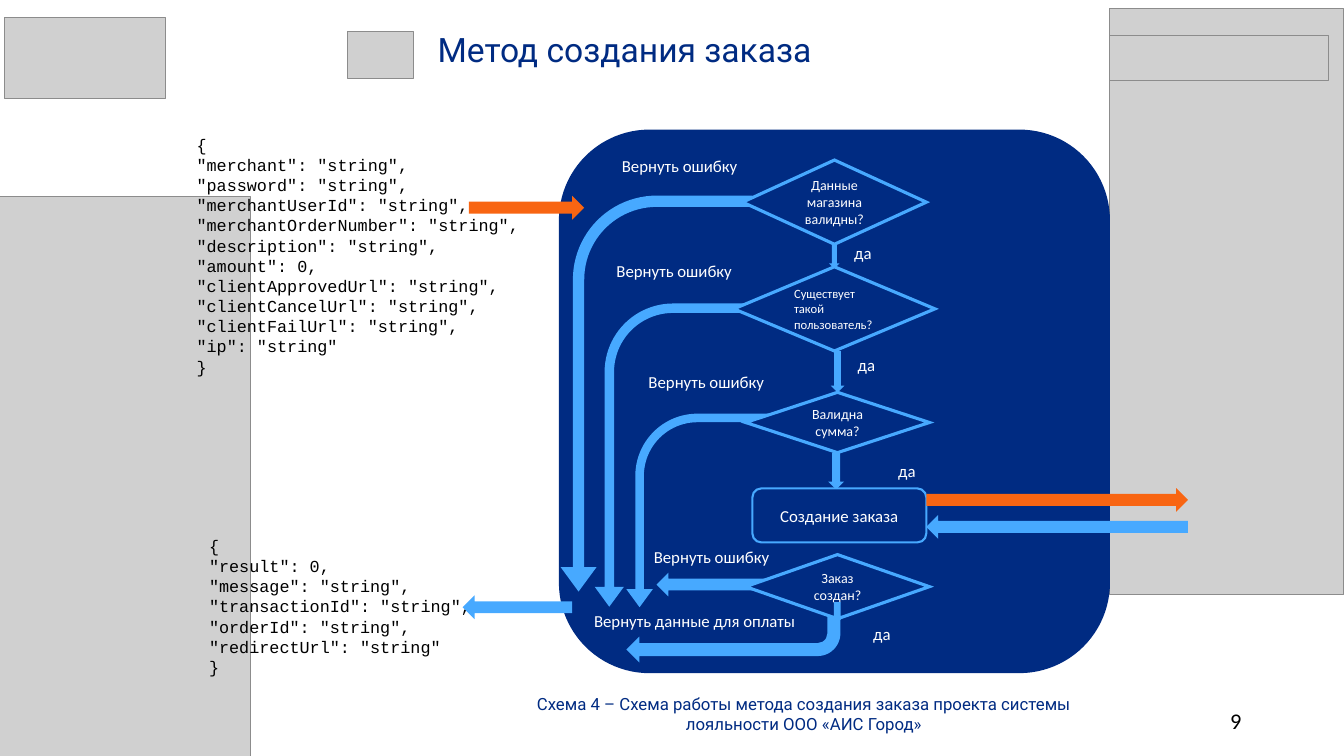
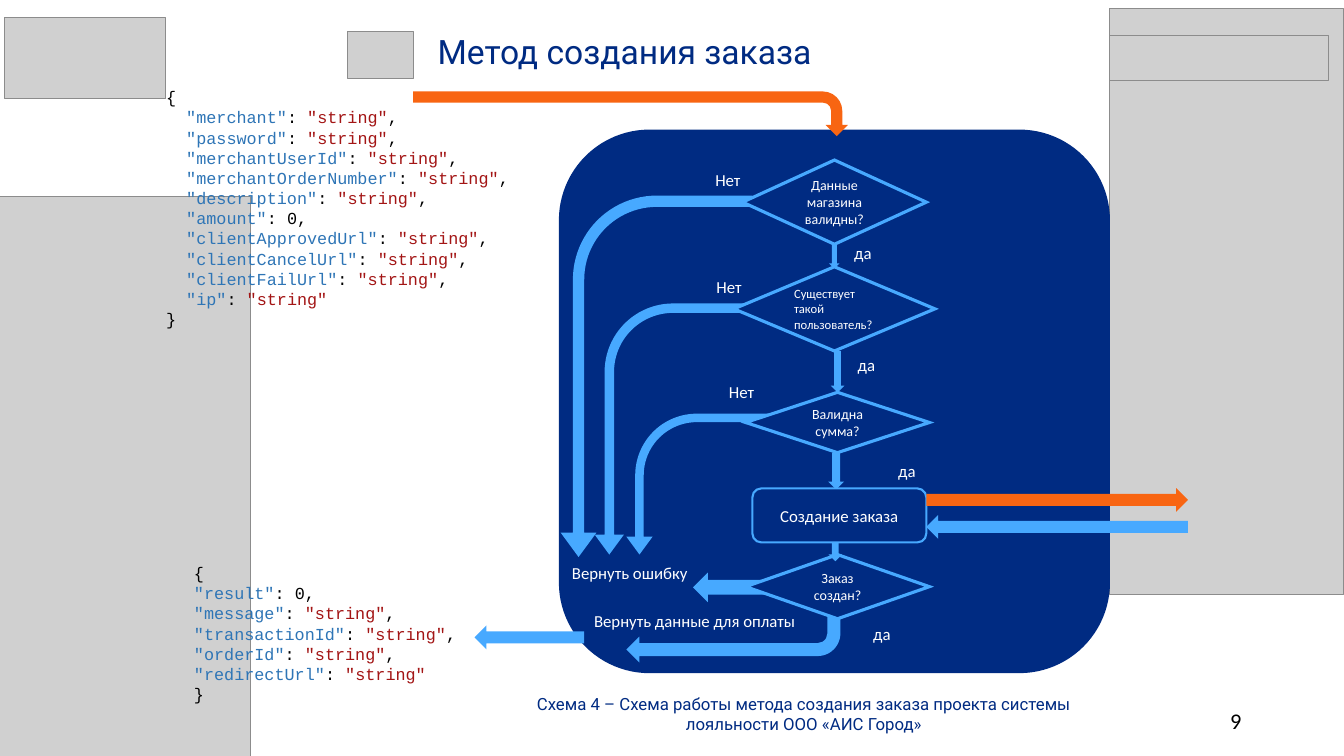
Before and after one commit to SalminaTatyana/DiplomNote, a slide deck: slide 9 of Иванова.pptx. Drawn at 1344x756 pixels with LibreOffice and Linux fonts; fonts in the diff are those of the drawing; grey boxes stand for pictures. Boxes give left, top, right and bottom in pixels: in the first picture for what was removed or moved away, otherwise in the second. Text is boxed around its words. In the diff, an @@ line names an element or a change of style, - is before the commit and + after.

```diff
--- a/Иванова.pptx
+++ b/Иванова.pptx
@@ text "{": place and size @@
-text "{" at (197, 159, 519, 356)
+text "{" at (186, 111, 509, 310)
@@ text at (186, 111, 509, 310): text colour #000000 to #2E75B6 in ""merchant":", ""password":", ""merchantUserId":", ""merchantOrderNumber":" and 6 more places; text colour #000000 to #A31515 in ""string",", ""string",", ""string",", ""string"," and 5 more places @@
@@ bent arrow added at (413, 91, 847, 136), fill #F86512 @@
@@ text removed at (622, 160, 737, 175) @@
-Вернуть ошибку
@@ text added at (715, 175, 740, 186), 12 pt, text #FFFFFF @@
+Нет
@@ right arrow removed at (469, 196, 584, 220) @@
@@ bent arrow: place and size @@
-bent arrow at (561, 195, 753, 591)
+bent arrow at (561, 195, 753, 557)
@@ text removed at (616, 265, 731, 280) @@
-Вернуть ошибку
@@ text added at (716, 282, 741, 293), 12 pt, text #FFFFFF @@
+Нет
@@ bent arrow: place and size @@
-bent arrow at (595, 303, 751, 607)
+bent arrow at (595, 303, 751, 555)
@@ text removed at (648, 376, 763, 391) @@
-Вернуть ошибку
@@ text added at (729, 387, 754, 398), 12 pt, text #FFFFFF @@
+Нет
@@ bent arrow: place and size @@
-bent arrow at (627, 414, 769, 607)
+bent arrow at (627, 414, 769, 555)
@@ text "{": place and size @@
-text "{" at (209, 560, 471, 658)
+text "{" at (194, 587, 456, 685)
@@ text "Вернуть ошибку": place and size @@
-text "Вернуть ошибку" at (654, 551, 769, 566)
+text "Вернуть ошибку" at (572, 567, 687, 582)
@@ right arrow: place and size @@
-right arrow at (830, 602, 843, 623)
+right arrow at (828, 541, 841, 561)
@@ text at (194, 587, 456, 685): text colour #000000 to #2E75B6 in ""result":", ""message":", ""transactionId":", ""orderId":" and 1 more places; text colour #000000 to #A31515 in ""string",", ""string",", ""string",", ""string"" @@
@@ right arrow: place and size @@
-right arrow at (656, 573, 764, 597)
+right arrow at (694, 573, 765, 602)
@@ right arrow: place and size @@
-right arrow at (463, 596, 573, 620)
+right arrow at (475, 625, 585, 649)
```
Also in this commit, not shown: 10 other slides changed.
